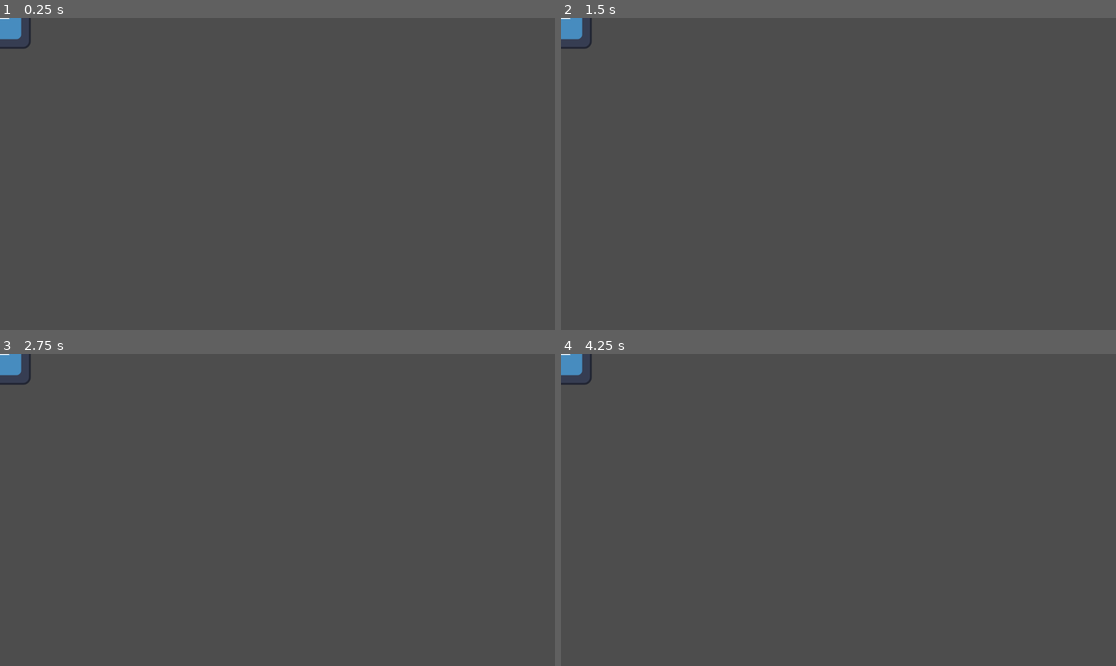
Above: before the commit, frames 1-4 (two rows, left to right).
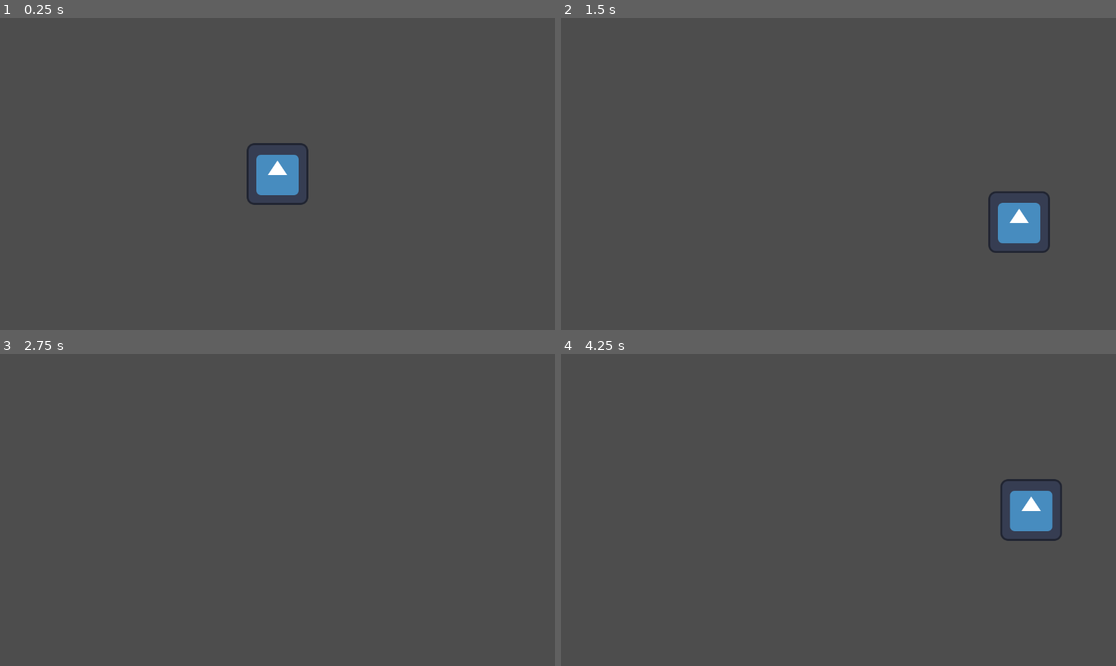
Above: after the commit, the same moments.

Repository: LYGreen/godot_project_test
Game: Godot game, scene res://scenes/node_2d.tscn
Same seed, same stepped clock (60 frames per second), same inputs: the game is played once before the commit and once after it. Before the commit the project has no main scene; this scene is started directly in both runs. The engine's default icon, where the game draws it, is replaced by a stand-in: a white triangle on a blue panel in a dark square.
Inputs:
- Up to frame 1 (0.25 s): no input
- Up to frame 2 (1.5 s): tap Enter at 0.5 s; hold D (move_right, bound only after the commit) 0.53-1.28 s; hold S (move_down, bound only after the commit) from 1.28 s (still down)
- Up to frame 3 (2.75 s): release S (move_down, bound only after the commit) at 2.03 s; hold D (move_right, bound only after the commit) from 2.03 s (still down)
- Up to frame 4 (4.25 s): release D (move_right, bound only after the commit) at 2.78 s; hold W (move_up, bound only after the commit) 2.78-3.53 s; tap Space at 3.5 s; hold A (move_left, bound only after the commit) from 3.53 s (still down)

The runs differ from the first frame. In frame 1, 1.6% of the frame differs, in the area x 0-56%, y 0-60%; in frame 2, 1.6%, in the area x 0-89%, y 0-76%; in frame 3, 0.3%; in frame 4, 1.6%.

Commit message:
new featrues

Diff:
--- /dev/null
+++ b/prefabs/player.gd
@@ -0,0 +1,28 @@
+extends CharacterBody2D
+
+const WALK_SPEED = 500.0;
+
+# Called when the node enters the scene tree for the first time.
+func _ready():
+	pass # Replace with function body.
+
+
+# Called every frame. 'delta' is the elapsed time since the previous frame.
+func _process(delta):
+	pass
+
+func _physics_process(delta):
+	velocity = Vector2.ZERO;
+
+	if Input.is_action_pressed("move_left") :
+		velocity.x += -WALK_SPEED;
+	if Input.is_action_pressed("move_right") :
+		velocity.x += WALK_SPEED;
+	if Input.is_action_pressed("move_up") :
+		velocity.y += -WALK_SPEED;
+	if Input.is_action_pressed("move_down") :
+		velocity.y += WALK_SPEED;
+
+	move_and_slide();
+
+	pass
--- /dev/null
+++ b/prefabs/player.tscn
@@ -0,0 +1,16 @@
+[gd_scene load_steps=4 format=3 uid="uid://byxe35acspm03"]
+
+[ext_resource type="Texture2D" uid="uid://bft6xeo6biyuc" path="res://icon.svg" id="1_lv0mc"]
+[ext_resource type="Script" path="res://prefabs/player.gd" id="1_yyl5p"]
+
+[sub_resource type="RectangleShape2D" id="RectangleShape2D_8vw8l"]
+size = Vector2(128, 128)
+
+[node name="Player" type="CharacterBody2D"]
+script = ExtResource("1_yyl5p")
+
+[node name="Sprite2D" type="Sprite2D" parent="."]
+texture = ExtResource("1_lv0mc")
+
+[node name="CollisionShape2D" type="CollisionShape2D" parent="."]
+shape = SubResource("RectangleShape2D_8vw8l")
--- a/project.godot
+++ b/project.godot
@@ -11,9 +11,33 @@
 [application]
 
 config/name="Godot Project Test"
+run/main_scene="res://scenes/node_2d.tscn"
 config/features=PackedStringArray("4.2", "Forward Plus")
 config/icon="res://icon.svg"
 
 [dotnet]
 
 project/assembly_name="Godot Project Test"
+
+[input]
+
+move_left={
+"deadzone": 0.5,
+"events": [Object(InputEventKey,"resource_local_to_scene":false,"resource_name":"","device":-1,"window_id":0,"alt_pressed":false,"shift_pressed":false,"ctrl_pressed":false,"meta_pressed":false,"pressed":false,"keycode":0,"physical_keycode":65,"key_label":0,"unicode":97,"echo":false,"script":null)
+]
+}
+move_right={
+"deadzone": 0.5,
+"events": [Object(InputEventKey,"resource_local_to_scene":false,"resource_name":"","device":-1,"window_id":0,"alt_pressed":false,"shift_pressed":false,"ctrl_pressed":false,"meta_pressed":false,"pressed":false,"keycode":0,"physical_keycode":68,"key_label":0,"unicode":100,"echo":false,"script":null)
+]
+}
+move_up={
+"deadzone": 0.5,
+"events": [Object(InputEventKey,"resource_local_to_scene":false,"resource_name":"","device":-1,"window_id":0,"alt_pressed":false,"shift_pressed":false,"ctrl_pressed":false,"meta_pressed":false,"pressed":false,"keycode":0,"physical_keycode":87,"key_label":0,"unicode":119,"echo":false,"script":null)
+]
+}
+move_down={
+"deadzone": 0.5,
+"events": [Object(InputEventKey,"resource_local_to_scene":false,"resource_name":"","device":-1,"window_id":0,"alt_pressed":false,"shift_pressed":false,"ctrl_pressed":false,"meta_pressed":false,"pressed":false,"keycode":0,"physical_keycode":83,"key_label":0,"unicode":115,"echo":false,"script":null)
+]
+}
--- a/scenes/node_2d.tscn
+++ b/scenes/node_2d.tscn
@@ -1,8 +1,9 @@
 [gd_scene load_steps=2 format=3 uid="uid://dejl5hqstg686"]
 
-[ext_resource type="Texture2D" uid="uid://bft6xeo6biyuc" path="res://icon.svg" id="1_s47ik"]
+[ext_resource type="PackedScene" uid="uid://byxe35acspm03" path="res://prefabs/player.tscn" id="1_8ec7f"]
 
 [node name="Node2D" type="Node2D"]
 
-[node name="Sprite2D" type="Sprite2D" parent="."]
-texture = ExtResource("1_s47ik")
+[node name="Camera2D" type="Camera2D" parent="."]
+
+[node name="Player" parent="." instance=ExtResource("1_8ec7f")]
